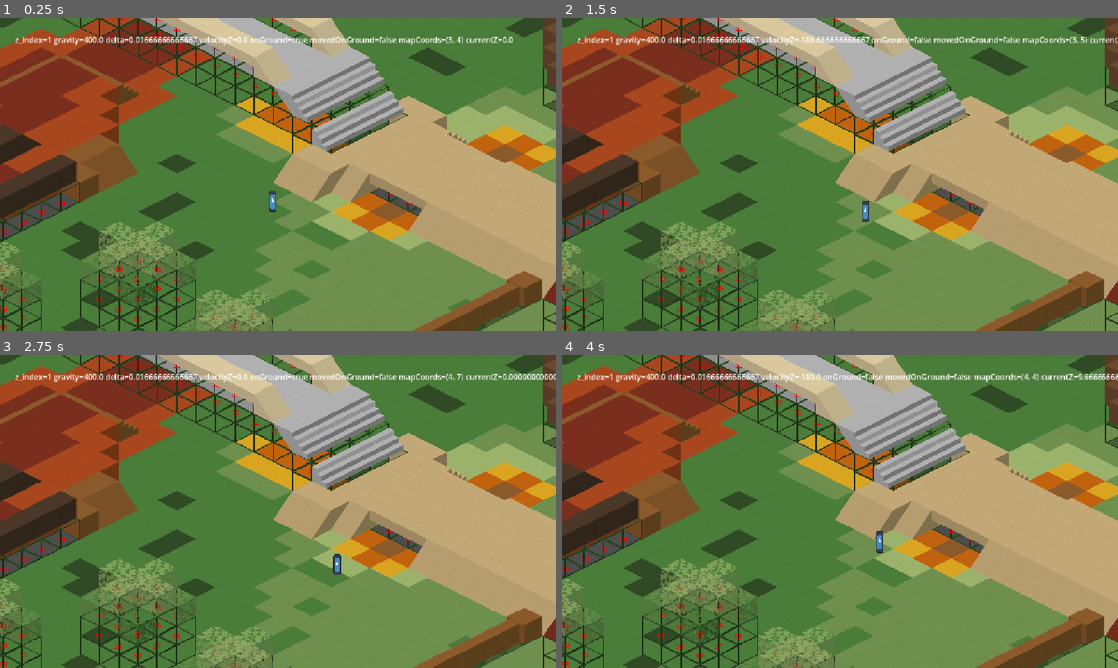
Above: before the commit, frames 1-4 (two rows, left to right).
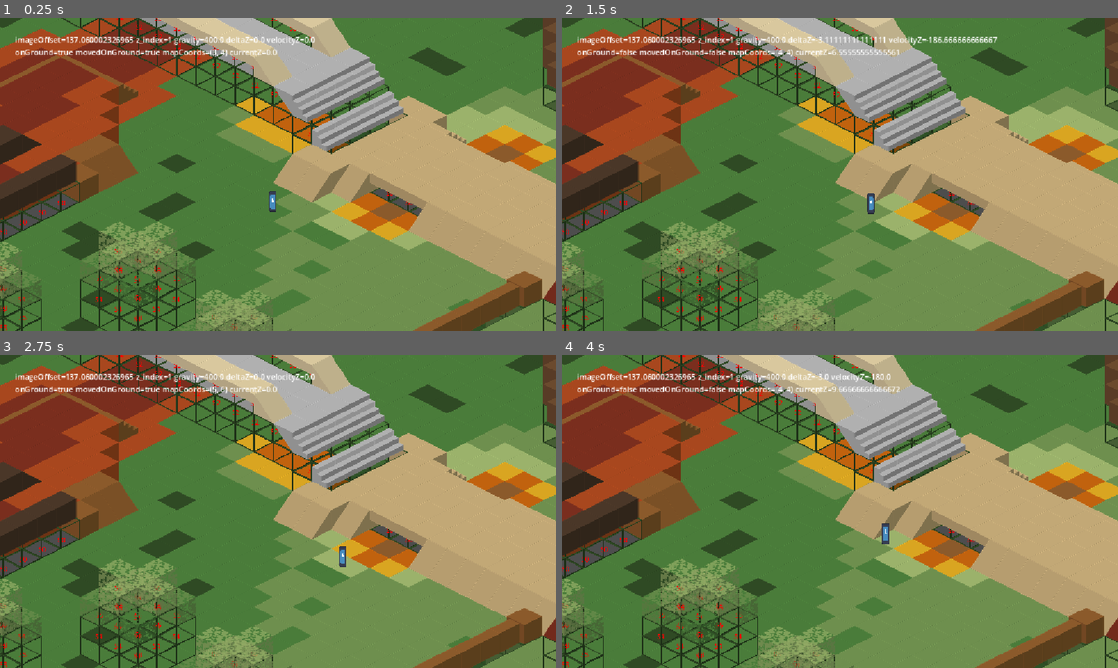
Above: after the commit, the same moments.

Repository: Zbyl/SlavicGameJam2026
Game: Godot game, scene res://TestMap.tscn
The game is run twice, just before and just after one commit, with the same random seed, the same clock (stepped at 60 frames per second) and the same inputs. This scene is started directly instead of the project's main scene. The engine's default icon, where the game draws it, is replaced by a stand-in: a white triangle on a blue panel in a dark square.
Inputs:
- Up to frame 1 (0.25 s): no input
- Up to frame 2 (1.5 s): tap Enter (ui_accept) at 0.5, 0.77 s; hold Right (ui_right) 0.53-1.28 s; hold Down (ui_down) from 1.28 s (still down)
- Up to frame 3 (2.75 s): tap Enter (ui_accept) at 1.52 s; release Down (ui_down) at 2.03 s; hold Right (ui_right) from 2.03 s (still down)
- Up to frame 4 (4 s): release Right (ui_right) at 2.78 s; hold Up (ui_up) 2.78-3.53 s; tap Enter (ui_accept) at 3.02, 3.77 s; hold Left (ui_left) from 3.53 s (still down)

The runs differ from the first frame. In frame 1, 1.6% of the frame differs, in the area x 2-93%, y 5-58%; in frame 2, 2.0%; in frame 3, 1.9%; in frame 4, 2.0%, in the area x 2-100%, y 5-64%.

Commit message:
Better physics.

Diff:
--- a/Game/TestDude.gd
+++ b/Game/TestDude.gd
@@ -15,6 +15,8 @@
 
 var currentZ: float = 0.0
 var velocityZ: float = 0.0
+
+var baseOffsetY: float = 0.0
 
 # Returns tilemap for layer or null if this layer doesn't have a tilemap.
 func getTileMapForLayer(layer: int) -> TileMapLayer:
@@ -79,6 +81,7 @@
         self.useBelowCollision = useBelowCollision
 
 func _ready():
+    baseOffsetY = image.offset.y
     #debugLabel = get_node("../../%DebugLabel")
     for i in range(100):
         var tileMapName = "TileMapLayer{idx}".format({"idx": i})
@@ -120,7 +123,8 @@
 
 # Position 2D is expected to already contain offset corresponding to z.
 func mapPositionFromScreenPosition(globalPosition2d: Vector2, z: float) -> MapPositionInfo:
-    var yOffsetFromZ := zToYOffsetRatio * z
+    var layer := layerFromZ(z)
+    var yOffsetFromZ := layer * layerHeight * zToYOffsetRatio
     var correctedPosition := Vector2(globalPosition2d.x, globalPosition2d.y + yOffsetFromZ)
     var tile_map_layer_0 := getTileMapForLayer(0)
     var localCoords := tile_map_layer_0.to_local(correctedPosition)
@@ -129,6 +133,15 @@
     var offsetWithinTile := localCoords - tileLocalCoords
     var planarOffsetWithinTile := tileOffsetToPlanarOffset(offsetWithinTile)
     return MapPositionInfo.new(mapCoords, offsetWithinTile, planarOffsetWithinTile)
+
+func screenPositionFromMapPosition(mapCoords: Vector2i, offsetWithinTile: Vector2, z: float) -> Vector2:
+    var layer := layerFromZ(z)
+    var tile_map_layer_0 := getTileMapForLayer(0)
+    var mapLocalCoords = tile_map_layer_0.map_to_local(mapCoords) + offsetWithinTile
+    var globalCoords = tile_map_layer_0.to_global(mapLocalCoords)
+    var yOffsetFromZ :=  layer * layerHeight * zToYOffsetRatio
+    globalCoords.y = globalCoords.y - yOffsetFromZ
+    return globalCoords
 
 func groundInfoFromMapPositionRaw(mapPosition: MapPositionInfo, z: float) -> GroundInfo:
     var layer := layerFromZ(z)
@@ -165,7 +178,7 @@
     var groundAbove := groundInfoFromMapPositionRaw(mapPosition, z + groundEpsilon)
     if groundAbove.groundType != GroundType.EMPTY:
         return groundAbove
-    return groundInfoFromMapPositionRaw(mapPosition, z + groundEpsilon)
+    return groundInfoFromMapPositionRaw(mapPosition, z)
 
 # Returns slopeGroundHeight (absolute), or null if not on slope.
 func slopeGroundHeight(mapCoords: Vector2i, planarOffsetWithinTile: Vector2, layer: int) -> Variant: # float or null
@@ -244,26 +257,31 @@
     var postMapPosition := mapPositionFromScreenPosition(global_position, currentZ)
     var postGroundInfo := groundInfoFromMapPosition(postMapPosition, currentZ)
 
-    # We use collision mask from previous z. It's close enough.
-    clearLayerCollisionMask()
-    #setLayerCollisionMask(0, true)
-    setLayerCollisionMask(postGroundInfo.layer, postGroundInfo.useThisCollision)
-    setLayerCollisionMask(postGroundInfo.layer - 1, postGroundInfo.useBelowCollision)
-    #z_index = postGroundInfo.layer + 1
-    z_index = 1
-
     var movedOnGround := false
     if currentlyOnGround: # We know we did not apply gravity nor jumped.
         # If we are still on ground, glue player to the ground.
-        if postGroundInfo.groundType == GroundType.SLOPE:
+        if postGroundInfo.groundType != GroundType.EMPTY:
             movedOnGround = true
             deltaZ = postGroundInfo.groundHeight - currentZ
 
+    var previousZ := currentZ
     currentZ += deltaZ
-    global_position.y -= deltaZ * zToYOffsetRatio
-
-    debugLabel.text = "z_index={z_index} gravity={gravity} delta={delta} velocityZ={velocityZ} onGround={onGround} movedOnGround={movedOnGround} mapCoords={mapCoords} currentZ={currentZ}".\
-        format({"z_index": z_index, "gravity": gravity, "delta": delta, "velocityZ": velocityZ, "onGround": currentlyOnGround, "movedOnGround": movedOnGround, "mapCoords": postMapPosition.mapCoords, "currentZ": currentZ})
+
+    global_position = screenPositionFromMapPosition(postMapPosition.mapCoords, postMapPosition.offsetWithinTile, currentZ)
+    var curLayer := layerFromZ(currentZ)
+    image.offset.y = baseOffsetY - (currentZ - curLayer * layerHeight) * zToYOffsetRatio / image.scale.y
+    #image.position.y += (curLayer - prevLayer) * layerHeight * zToYOffsetRatio
+
+    # We use collision mask from previous z. It's close enough.
+    clearLayerCollisionMask()
+    setLayerCollisionMask(curLayer, true)
+    #setLayerCollisionMask(postGroundInfo.layer, postGroundInfo.useThisCollision)
+    #setLayerCollisionMask(postGroundInfo.layer - 1, postGroundInfo.useBelowCollision)
+    z_index = postGroundInfo.layer + 1
+    #z_index = 1
+
+    debugLabel.text = "imageOffset={imageOffset} z_index={z_index} gravity={gravity} deltaZ={deltaZ} velocityZ={velocityZ}\nonGround={onGround} movedOnGround={movedOnGround} mapCoords={mapCoords} currentZ={currentZ}".\
+        format({"imageOffset": image.position.y - baseOffsetY, "z_index": z_index, "gravity": gravity, "deltaZ": deltaZ, "velocityZ": velocityZ, "onGround": currentlyOnGround, "movedOnGround": movedOnGround, "mapCoords": postMapPosition.mapCoords, "currentZ": currentZ})
 
 func setLayerCollisionMask(layer: int, value: bool) -> void:
     if (layer >= 0) and (layer < 16):
--- a/Game/TestDude.tscn
+++ b/Game/TestDude.tscn
@@ -14,7 +14,7 @@
 
 [node name="Image" type="Sprite2D" parent="." unique_id=2076097250]
 y_sort_enabled = true
-position = Vector2(0, 7.9999924)
+position = Vector2(0, 8.12)
 scale = Vector2(0.11621093, 0.34286392)
 texture = ExtResource("2_gw8co")
 centered = false
